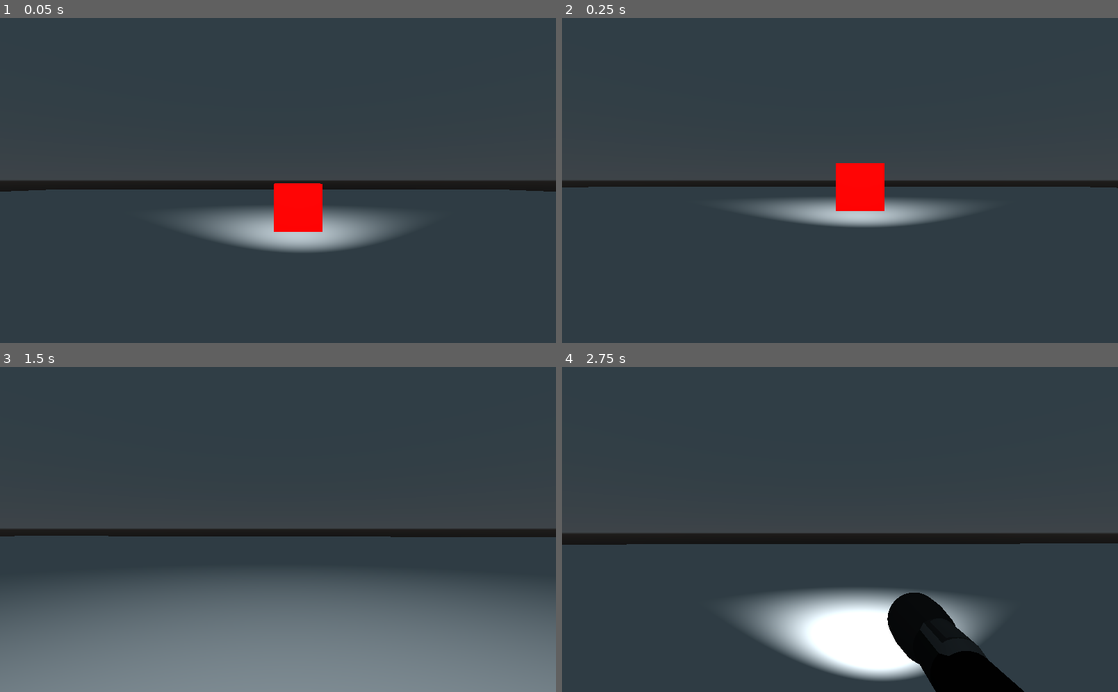
Above: before the commit, frames 1-4 (two rows, left to right).
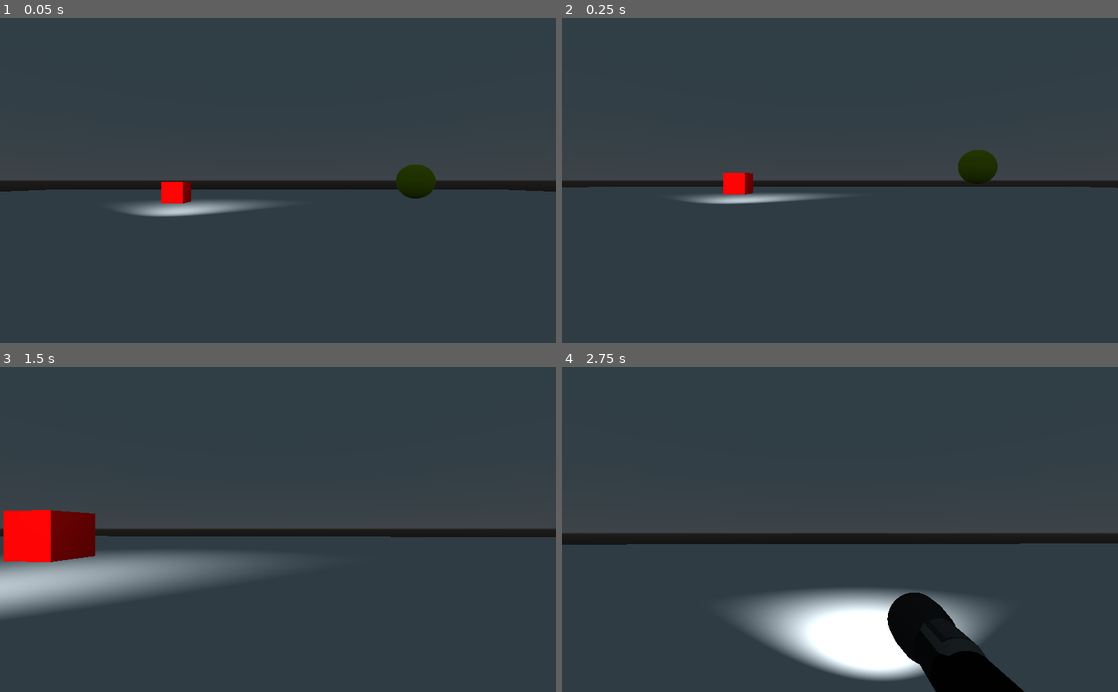
Above: after the commit, the same moments.

Repository: Gorzon38/EscapeGamesNSI
Game: Godot game, scene res://Main.tscn
Two runs of this game, one before a commit and one after it. Both use one fixed random seed, a clock stepped at 60 frames per second and the inputs below.
Inputs (mouse positions are in pixels of both pictures, inside the frame that each line leads up to):
- Up to frame 1 (0.05 s): no input
- Up to frame 2 (0.25 s): no input
- Up to frame 3 (1.5 s): tap Enter at 0.5 s; move the mouse to (305, 529) at 0.52 s; hold W (move_forward) from 0.53 s (still down); tap E (Interact) at 0.6, 1.25, 1.35 s; move the mouse to (250, 529) at 1.27 s
- Up to frame 4 (2.75 s): keep holding W (move_forward); move the mouse to (851, 523) at 2.02 s; tap F at 2.1 s; tap E (Interact) at 2.3 s

The runs differ from the first frame. In frame 1, 6.3% of the frame differs, in the area x 21-79%, y 45-73%; in frame 2, 5.0%; in frame 3, 38%, in the area x 0-100%, y 44-100%; in frame 4, nothing differs.

Commit message:
Update Main.tscn

Diff:
--- a/Main.tscn
+++ b/Main.tscn
@@ -1,9 +1,10 @@
-[gd_scene load_steps=14 format=2]
+[gd_scene load_steps=18 format=2]
 
 [ext_resource path="res://Player/Player.tscn" type="PackedScene" id=1]
 [ext_resource path="res://Interactables/LightButton.gd" type="Script" id=2]
 [ext_resource path="res://UI/UI.tscn" type="PackedScene" id=3]
 [ext_resource path="res://default_env.tres" type="Environment" id=4]
+[ext_resource path="res://PickupObjects/PickupObject.gd" type="Script" id=5]
 
 [sub_resource type="BoxShape" id=1]
 
@@ -25,6 +26,13 @@
 
 [sub_resource type="SpatialMaterial" id=10]
 albedo_color = Color( 1, 0, 0, 1 )
+
+[sub_resource type="SphereMesh" id=12]
+
+[sub_resource type="SpatialMaterial" id=13]
+albedo_color = Color( 0.780392, 1, 0, 1 )
+
+[sub_resource type="SphereShape" id=11]
 
 [node name="Main" type="Node"]
 
@@ -84,26 +92,42 @@
 
 [node name="Interactables" type="Node" parent="."]
 
-[node name="TestButton" type="StaticBody" parent="Interactables"]
-transform = Transform( 1, 0, 0, 0, 1, 0, 0, 0, 1, 10.6492, 1.13821, 0.837813 )
-collision_layer = 2
+[node name="LightButton" type="StaticBody" parent="Interactables"]
+transform = Transform( 1, 0, 0, 0, 1, 0, 0, 0, 1, 22.5426, 1.13821, -9.80594 )
+collision_layer = 3
 collision_mask = 2
 script = ExtResource( 2 )
 light = NodePath("../SpotLight")
 energy_when_on = 3
 
-[node name="CollisionShape" type="CollisionShape" parent="Interactables/TestButton"]
+[node name="CollisionShape" type="CollisionShape" parent="Interactables/LightButton"]
 shape = SubResource( 8 )
 
-[node name="MeshInstance" type="MeshInstance" parent="Interactables/TestButton"]
+[node name="MeshInstance" type="MeshInstance" parent="Interactables/LightButton"]
 mesh = SubResource( 9 )
 material/0 = SubResource( 10 )
 
 [node name="SpotLight" type="SpotLight" parent="Interactables"]
-transform = Transform( -4.37114e-08, 0, -1, 0, 1, 0, 1, 0, -4.37114e-08, 4.4298, 3.13285, 0.837813 )
+transform = Transform( -4.37114e-08, 0, -1, 0, 1, 0, 1, 0, -4.37114e-08, 12.1447, 3.13285, -7.76004 )
 light_energy = 3.226
 light_specular = 0.917
 spot_range = 19.5248
+
+[node name="Pickups" type="Node" parent="."]
+
+[node name="TestPickup" type="StaticBody" parent="Pickups"]
+transform = Transform( 1, 0, 0, 0, 1, 0, 0, 0, 1, 13.5804, 2.21742, 8.01112 )
+collision_layer = 2
+collision_mask = 2
+script = ExtResource( 5 )
+pickup_type = 1
+
+[node name="MeshInstance" type="MeshInstance" parent="Pickups/TestPickup"]
+mesh = SubResource( 12 )
+material/0 = SubResource( 13 )
+
+[node name="CollisionShape" type="CollisionShape" parent="Pickups/TestPickup"]
+shape = SubResource( 11 )
 
 [node name="Player" parent="." instance=ExtResource( 1 )]
 transform = Transform( -4.37114e-08, 0, -1, 0, 1, 0, 1, 0, -4.37114e-08, 0, 1.53977, 0 )
